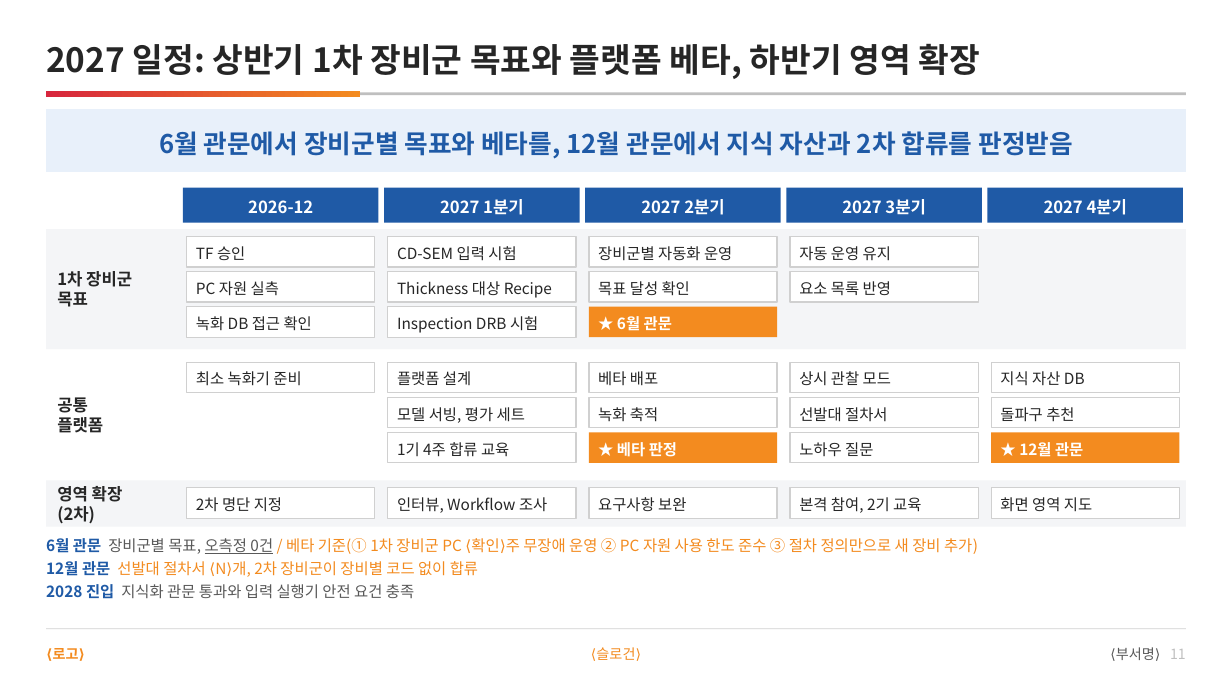
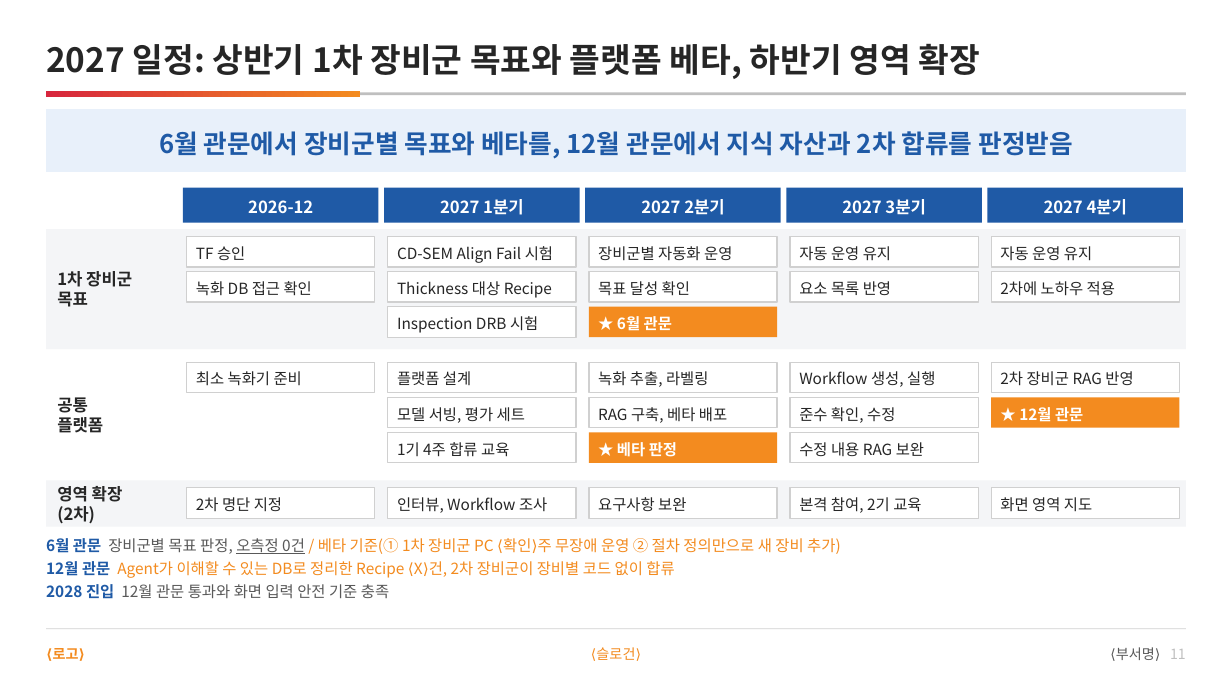
Before and after one commit to DarrenKoi/pm_notes, a slide deck: slide 11 of my-task/arc-tf/deliverables/arc-tf-proposal.pptx. Drawn at 1232x693 pixels with LibreOffice and Linux fonts; fonts in the diff are those of the drawing. Boxes give left, top, right and bottom in pixels: in the first picture for what was removed or moved away, otherwise in the second. Text is boxed around its words. In the diff, an @@ line names an element or a change of style, - is before the commit and + after.

```diff
--- a/my-task/arc-tf/deliverables/arc-tf-proposal.pptx
+++ b/my-task/arc-tf/deliverables/arc-tf-proposal.pptx
@@ rectangle: place and size @@
-rectangle at [187,307,375,337]
+rectangle at [992,237,1180,267]
@@ text at [397,246,553,263]: text changed @@
-CD-SEM 입력 시험
+CD-SEM Align Fail 시험
@@ text added at [1000,246,1092,261], 12 pt, text #262626 @@
+자동 운영 유지
@@ text removed at [196,281,279,296] @@
-PC 자원 실측
@@ rectangle: place and size @@
-rectangle at [992,397,1180,428]
+rectangle at [992,272,1180,302]
@@ text added at [1000,281,1115,296], 12 pt, text #262626 @@
+2차에 노하우 적용
@@ text at [598,371,708,387]: text changed @@
-녹화 축적
+녹화 추출, 라벨링
@@ text at [799,371,935,387]: text changed @@
-상시 관찰 모드
+Workflow 생성, 실행
@@ text at [1000,371,1133,386]: text changed @@
-지식 자산 DB
+2차 장비군 RAG 반영
@@ text at [598,407,727,423]: text changed @@
-베타 배포
+RAG 구축, 베타 배포
@@ text at [799,407,895,423]: text changed @@
-선발대 절차서
+준수 확인, 수정
@@ 2 texts, 1 rectangle: place and size @@
-2 texts, 1 rectangle at [196,316,1180,463]
+2 texts, 1 rectangle at [196,281,1180,428]
@@ text removed at [1000,407,1074,422] @@
-돌파구 추천
@@ text at [799,442,924,456]: text changed @@
-노하우 질문
+수정 내용 RAG 보완
@@ text at [46,538,835,599]: text changed @@
-6월 관문 장비군별 목표, 오측정 0건 / 베타 기준(① 1차 장비군 PC ⟨확인⟩주 무장애 운영 ② PC 자원 사용 한도 준수 ③ 절차 정의만으로 새 장비 추가)
-12월 관문 선발대 절차서 ⟨N⟩개, 2차 장비군이 장비별 코드 없이 합류
-2028 진입 지식화 관문 통과와 입력 실행기 안전 요건 충족
+6월 관문 장비군별 목표 판정, 오측정 0건 / 베타 기준(① 1차 장비군 PC ⟨확인⟩주 무장애 운영 ② 절차 정의만으로 새 장비 추가)
+12월 관문 Agent가 이해할 수 있는 DB로 정리한 Recipe ⟨X⟩건, 2차 장비군이 장비별 코드 없이 합류
+2028 진입 12월 관문 통과와 화면 입력 안전 기준 충족
```
Also in this commit, not shown: 1 other slide changed, 10 other files.
